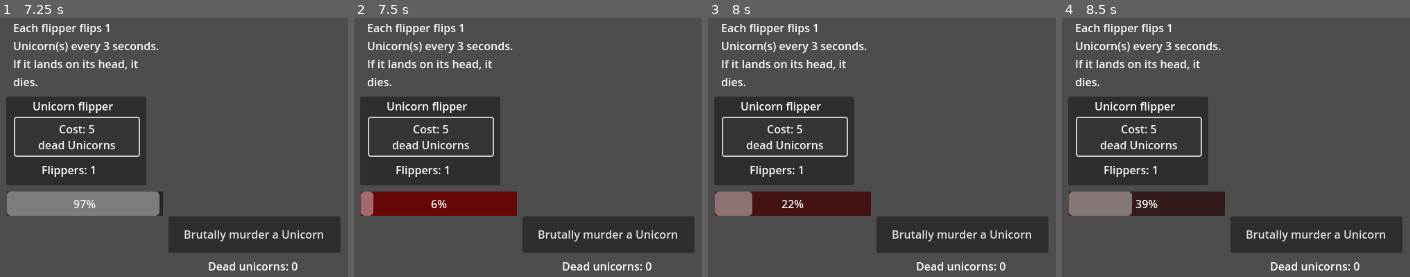
Above: before the commit, frames 1-4 (left to right).
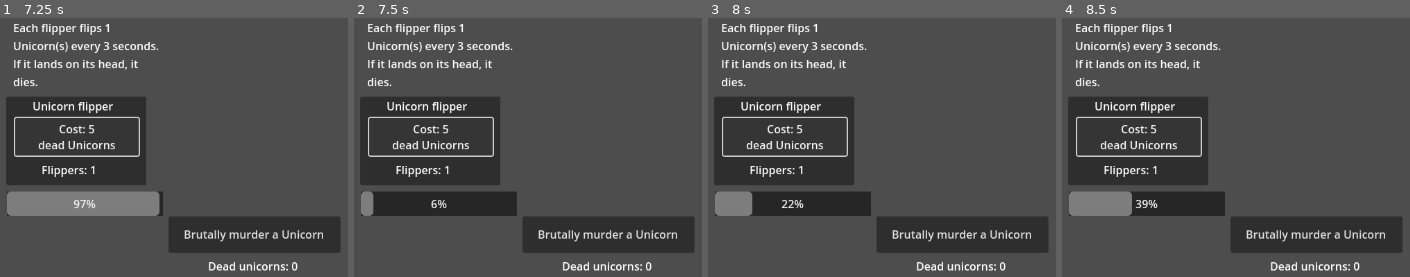
Above: after the commit, the same moments.

Repository: LoonTonk/Unicorn-Flipper
Game: Godot game, scene res://control.tscn
The game is run twice, just before and just after one commit, with the same random seed, the same clock (stepped at 60 frames per second) and the same inputs.
Inputs:
- Up to frame 1 (7.25 s): click "Brutally murder a Unicorn" at 0.5 s; click "Brutally murder a Unicorn" at 1.25 s; click "Brutally murder a Unicorn" at 2 s; tap Enter at 2.75 s; tap Space at 3.5 s; click "Cost: 5 dead Unicorns" at 4.25 s; click "Cost: 5 dead Unicorns" at 5 s; click "Cost: 5 dead Unicorns" at 5.75 s
- Up to frame 2 (7.5 s): tap Enter at 7.25 s
- Up to frame 3 (8 s): no input
- Up to frame 4 (8.5 s): tap Space at 8 s

Frame 1 is identical in both runs. In frame 2, 4.3% of the frame differs, in the area x 2-47%, y 66-77%; in frame 3, 3.1%; in frame 4, less than 0.1%.
Error after the commit: Invalid access to property or key 'multiply' on a base object of type 'null instance'. (res://timer.gd:15)

Commit message:
Put flipper scripts on root node

Diff:
--- a/flipper.gd
+++ b/flipper.gd
@@ -1,4 +1,4 @@
-extends Label
+extends Panel
 
 @export var prefix: String = "Things: "
 @export var prob: float = 0.5
@@ -6,9 +6,10 @@
 @export var multiply: bool = false
 @onready var cost: int = baseCost
 @export var flippers: int = 0
+@onready var text: Node = get_node("Label2")
 @onready var unicorns: Node = get_node("/root/Control/Unicorn num")
-@onready var box: Node = get_node("../VScrollBar/VBoxContainer")
-@onready var button: Node = get_node("../Button")
+@onready var box: Node = get_node("VScrollBar/VBoxContainer")
+@onready var button: Node = get_node("Button")
 var timer = preload("res://timer.tscn")
 @onready var horseMultiplier: int = get_node("/root/Control/Unicorn num").horseMultiplier
 
@@ -16,7 +17,7 @@
 	if unicorns.things >= cost:
 		unicorns.change_things(-cost)
 		flippers += 1
-		text = prefix + str(flippers)
+		text.text = prefix + str(flippers)
 		box.add_child(timer.instantiate())
 		cost = baseCost * pow(1.15, flippers)
 		button.text = "Cost: " + str(cost) + "\ndead Unicorns"
@@ -24,7 +25,7 @@
 # Called every frame. 'delta' is the elapsed time since the previous frame.
 func _process(delta):
 	if unicorns.things == baseCost:
-		owner.visible = true
+		visible = true
 
 func flip(multiplier: int = 1) -> bool:
 		if randf() < prob:
--- a/timer.gd
+++ b/timer.gd
@@ -1,7 +1,7 @@
 extends Timer
 
 @onready var bar = get_node("..")
-@onready var flipper = get_node("../../../../Label2")
+@onready var flipper = get_node("/")
 @onready var mult = get_node("../M")
 var multiplier: int = 1
 
--- a/unicorn flipper.tscn
+++ b/unicorn flipper.tscn
@@ -6,6 +6,8 @@
 custom_minimum_size = Vector2(170, 100)
 offset_right = 202.0
 offset_bottom = 128.0
+script = ExtResource("1_4jvxd")
+prefix = "Flippers: "
 
 [node name="Label" type="Label" parent="."]
 layout_mode = 0
@@ -22,8 +24,6 @@
 offset_right = 139.0
 offset_bottom = 120.0
 text = "Flippers: 0"
-script = ExtResource("1_4jvxd")
-prefix = "Flippers: "
 
 [node name="Button" type="Button" parent="."]
 layout_mode = 0
@@ -54,4 +54,4 @@
 custom_minimum_size = Vector2(225, 300)
 layout_mode = 2
 
-[connection signal="pressed" from="Button" to="Label2" method="_on_button_pressed"]
+[connection signal="pressed" from="Button" to="." method="_on_button_pressed"]
--- a/unicorn_flipper_v_2.tscn
+++ b/unicorn_flipper_v_2.tscn
@@ -7,6 +7,10 @@
 offset_top = 121.0
 offset_right = 1042.0
 offset_bottom = 301.0
+script = ExtResource("1_ci548")
+prefix = "Flipper V2s: "
+baseCost = 10
+multiply = true
 
 [node name="Label" type="Label" parent="."]
 layout_mode = 0
@@ -23,10 +27,6 @@
 offset_right = 171.0
 offset_bottom = 172.0
 text = "Flipper V2s: 0"
-script = ExtResource("1_ci548")
-prefix = "Flipper V2s: "
-baseCost = 10
-multiply = true
 
 [node name="Button" type="Button" parent="."]
 layout_mode = 0
@@ -48,4 +48,4 @@
 custom_minimum_size = Vector2(225, 300)
 layout_mode = 2
 
-[connection signal="pressed" from="Button" to="Label2" method="_on_button_pressed"]
+[connection signal="pressed" from="Button" to="." method="_on_button_pressed"]
